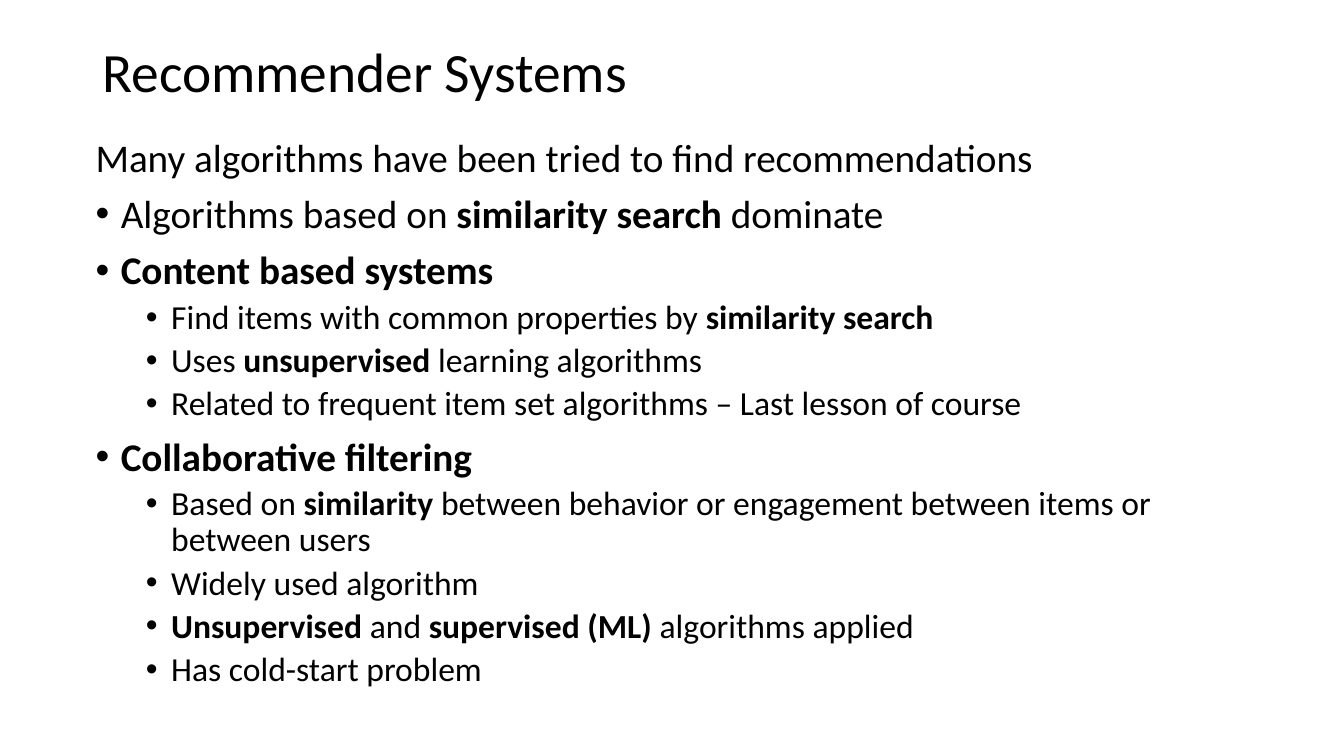
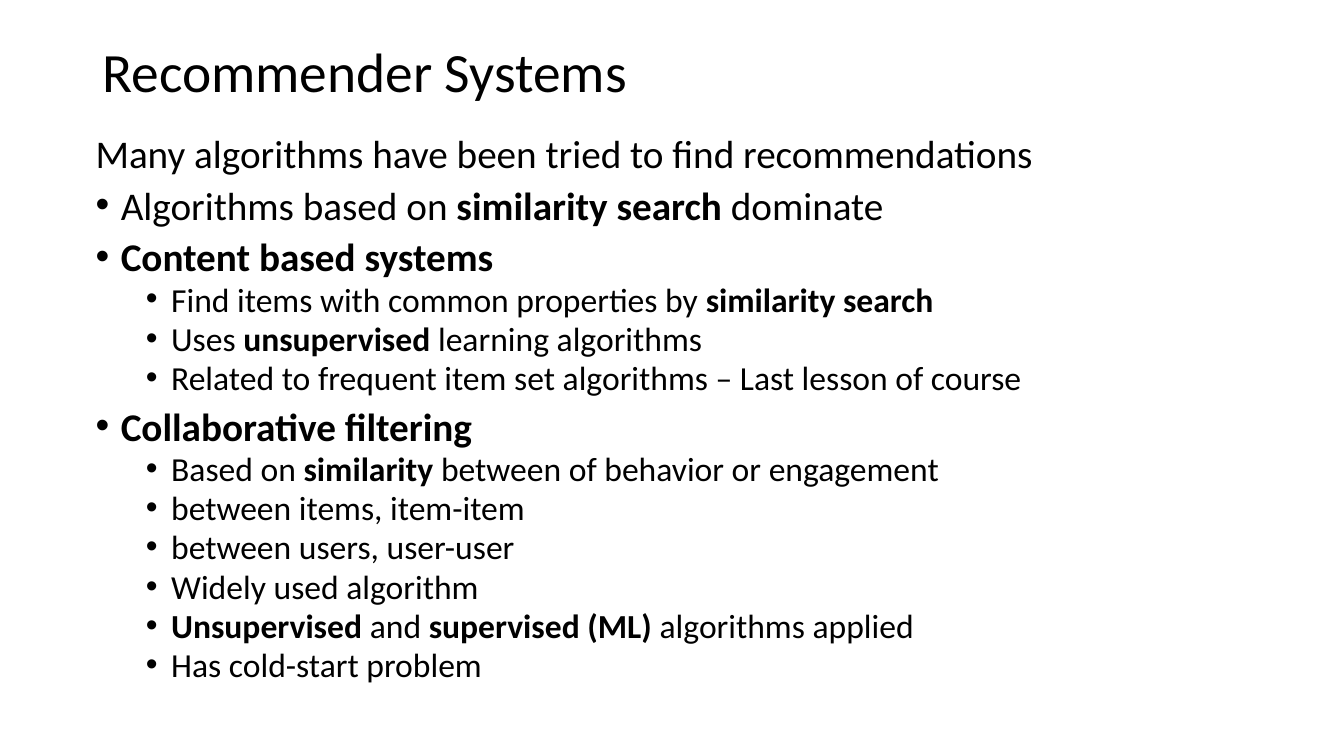
Before and after one commit to StephenElston/CSCI-E-108, a slide deck: slide 11 of slides/11_RecommenderSystems_Part1.pptx. Drawn at 1344x756 pixels with LibreOffice and Linux fonts; fonts in the diff are those of the drawing. Boxes give left, top, right and bottom in pixels: in the first picture for what was removed or moved away, otherwise in the second. Text is boxed around its words. In the diff, an @@ line names an element or a change of style, - is before the commit and + after.

```diff
--- a/slides/11_RecommenderSystems_Part1.pptx
+++ b/slides/11_RecommenderSystems_Part1.pptx
@@ text at (x1=96, y1=140, x2=1032, y2=683): line spacing 0.9 to 0.8 @@
@@ text at (x1=171, y1=457, x2=939, y2=563): text changed @@
-  • Based on similarity between behavior or engagement between items or between users
+  • Based on similarity between of behavior or engagement
+  • between items, item-item
+  • between users, user-user
```
Also in this commit, not shown: 11 other slides changed.
